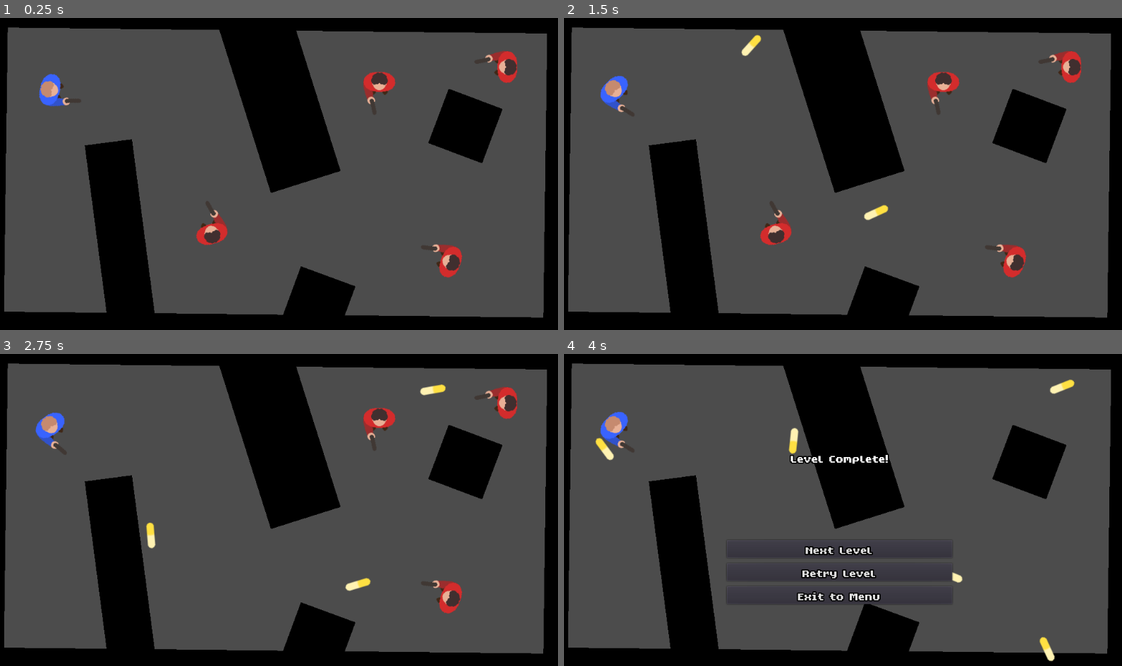
Above: before the commit, frames 1-4 (two rows, left to right).
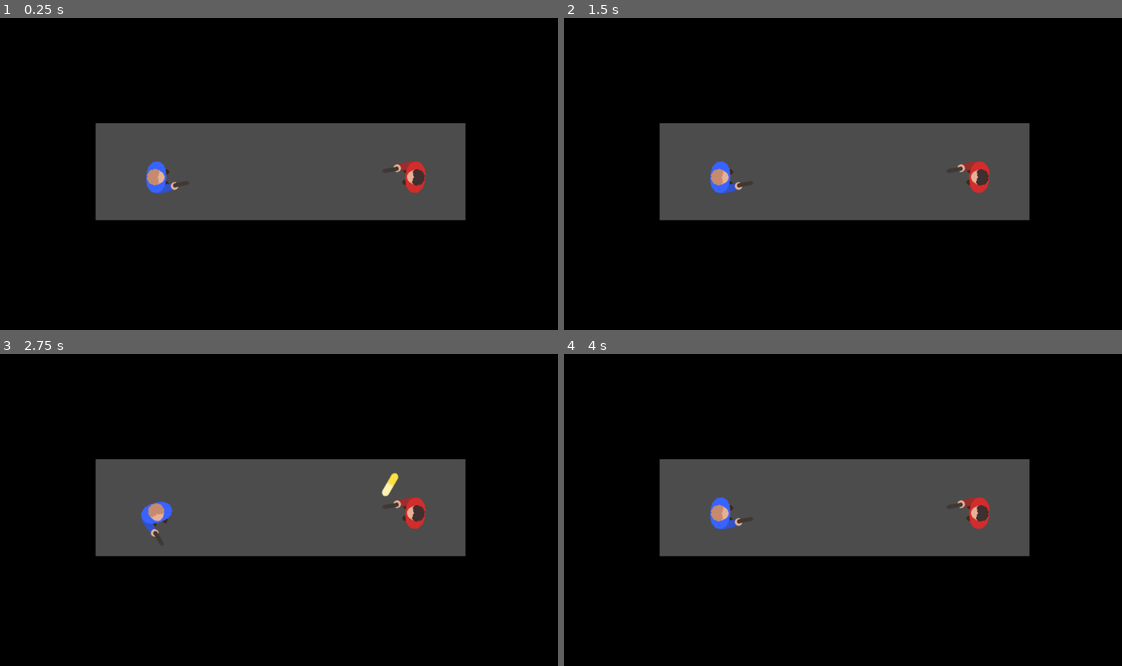
Above: after the commit, the same moments.

Repository: MichaelRRyan/ricochet
Game: Godot game, scene res://scenes/levels/level1.tscn
The game is run twice, just before and just after one commit, with the same random seed, the same clock (stepped at 60 frames per second) and the same inputs. Before the commit the project starts from res://scenes/gameplay.tscn.
Inputs (mouse positions are in pixels of both pictures, inside the frame that each line leads up to):
- Up to frame 1 (0.25 s): no input
- Up to frame 2 (1.5 s): tap Enter at 0.5 s; move the mouse to (965, 155) at 0.52 s; press the mouse at (965, 155) at 0.53 s; hold D (move_right) 0.53-1.25 s; release the mouse at (965, 155) at 1.25 s; click (837, 236) at 1.25 s, where only the run after the commit has a clickable "Retry Level"
- Up to frame 3 (2.75 s): move the mouse to (161, 522) at 2.02 s; hold S (move_down) from 2.03 s (still down); click (161, 522) at 2.1 s
- Up to frame 4 (4 s): move the mouse to (898, 435) at 2.77 s; release S (move_down) at 2.78 s; press the mouse at (898, 435) at 2.78 s; hold D (move_right) 2.78-3.5 s; release the mouse at (898, 435) at 3.5 s; click (837, 572) at 3.5 s, where only the run after the commit has a clickable "Retry Level"

The runs differ from the first frame. In frame 1, 64% of the frame differs, in the area x 0-99%, y 2-97%; in frame 2, 64%; in frame 3, 64%; in frame 4, 64%.

Commit message:
Added levels 1 to 5 and level switching

Diff:
--- a/project.godot
+++ b/project.godot
@@ -11,7 +11,7 @@
 [application]
 
 config/name="Ricochet"
-run/main_scene="res://scenes/gameplay.tscn"
+run/main_scene="res://scenes/levels/level1.tscn"
 config/icon="res://assets/images/icon.png"
 
 [input]
--- a/scenes/gameplay.tscn
+++ /dev/null
@@ -1,93 +0,0 @@
-[gd_scene load_steps=7 format=2]
-
-[ext_resource path="res://scenes/block.tscn" type="PackedScene" id=1]
-[ext_resource path="res://scenes/player.tscn" type="PackedScene" id=2]
-[ext_resource path="res://scenes/enemy.tscn" type="PackedScene" id=3]
-[ext_resource path="res://scripts/gameplay_manager.gd" type="Script" id=4]
-[ext_resource path="res://scenes/ui/level_complete_screen.tscn" type="PackedScene" id=5]
-[ext_resource path="res://scenes/ui/level_failed_screen.tscn" type="PackedScene" id=6]
-
-[node name="Gameplay" type="Node2D"]
-
-[node name="CanvasLayer" type="CanvasLayer" parent="."]
-pause_mode = 2
-
-[node name="PauseScreen" type="Control" parent="CanvasLayer"]
-margin_right = 40.0
-margin_bottom = 40.0
-
-[node name="LevelCompleteScreen" parent="CanvasLayer" instance=ExtResource( 5 )]
-visible = false
-
-[node name="LevelFailedScreen" parent="CanvasLayer" instance=ExtResource( 6 )]
-visible = false
-
-[node name="GameplayManager" type="Node2D" parent="."]
-script = ExtResource( 4 )
-
-[node name="Player" parent="." instance=ExtResource( 2 )]
-position = Vector2( -220, -132 )
-rotation = 0.0057639
-
-[node name="Block" parent="." instance=ExtResource( 1 )]
-position = Vector2( 190, -133 )
-rotation = -0.306195
-scale = Vector2( 2.07245, 5.52584 )
-
-[node name="Block2" parent="." instance=ExtResource( 1 )]
-position = Vector2( 189, -271 )
-rotation = -1.55992
-scale = Vector2( 0.986528, 16.7484 )
-
-[node name="Block3" parent="." instance=ExtResource( 1 )]
-position = Vector2( 186, 308 )
-rotation = -1.55992
-scale = Vector2( 0.986528, 16.7484 )
-
-[node name="Block4" parent="." instance=ExtResource( 1 )]
-position = Vector2( 700, 25 )
-rotation = 0.0136142
-scale = Vector2( 0.691284, 9.83922 )
-
-[node name="Block5" parent="." instance=ExtResource( 1 )]
-position = Vector2( -323, 12 )
-rotation = 0.0136142
-scale = Vector2( 0.691284, 9.83922 )
-
-[node name="Block6" parent="." instance=ExtResource( 1 )]
-position = Vector2( -92, 139 )
-rotation = -0.129723
-scale = Vector2( 1.34892, 5.52584 )
-
-[node name="Block7" parent="." instance=ExtResource( 1 )]
-position = Vector2( 266, 256 )
-rotation = -2.78857
-scale = Vector2( 1.64804, -1.63243 )
-
-[node name="Block8" parent="." instance=ExtResource( 1 )]
-position = Vector2( 533, -66 )
-rotation = -1.21077
-scale = Vector2( 1.64804, -1.63243 )
-
-[node name="Camera2D" type="Camera2D" parent="."]
-position = Vector2( 189, 16 )
-current = true
-
-[node name="Enemy" parent="." instance=ExtResource( 3 )]
-position = Vector2( 73, 130 )
-rotation = -1.8474
-
-[node name="Enemy2" parent="." instance=ExtResource( 3 )]
-position = Vector2( 506, 181 )
-rotation = -2.77834
-
-[node name="Enemy3" parent="." instance=ExtResource( 3 )]
-position = Vector2( 377, -146 )
-rotation = -4.6863
-
-[node name="Enemy4" parent="." instance=ExtResource( 3 )]
-position = Vector2( 609, -173 )
-rotation = -3.10397
-
-[connection signal="level_complete" from="GameplayManager" to="CanvasLayer/LevelCompleteScreen" method="_on_GameplayManager_level_complete"]
-[connection signal="level_failed" from="GameplayManager" to="CanvasLayer/LevelFailedScreen" method="_on_GameplayManager_level_failed"]
--- /dev/null
+++ b/scenes/levels/base_level.tscn
@@ -0,0 +1,38 @@
+[gd_scene load_steps=5 format=2]
+
+[ext_resource path="res://scenes/player.tscn" type="PackedScene" id=1]
+[ext_resource path="res://scripts/gameplay_manager.gd" type="Script" id=4]
+[ext_resource path="res://scenes/ui/level_complete_screen.tscn" type="PackedScene" id=5]
+[ext_resource path="res://scenes/ui/level_failed_screen.tscn" type="PackedScene" id=6]
+
+[node name="BaseLevel" type="Node2D"]
+
+[node name="GUI" type="CanvasLayer" parent="."]
+pause_mode = 2
+
+[node name="PauseScreen" type="Control" parent="GUI"]
+margin_right = 40.0
+margin_bottom = 40.0
+
+[node name="LevelCompleteScreen" parent="GUI" instance=ExtResource( 5 )]
+visible = false
+
+[node name="LevelFailedScreen" parent="GUI" instance=ExtResource( 6 )]
+visible = false
+
+[node name="GameplayManager" type="Node2D" parent="."]
+script = ExtResource( 4 )
+
+[node name="Player" parent="." instance=ExtResource( 1 )]
+position = Vector2( -220, -132 )
+rotation = 0.0057639
+
+[node name="LevelContent" type="Node2D" parent="."]
+
+[node name="Camera2D" type="Camera2D" parent="."]
+position = Vector2( 189, 16 )
+current = true
+
+[connection signal="next_level_button_pressed" from="GUI/LevelCompleteScreen" to="GameplayManager" method="_on_LevelCompleteScreen_next_level_button_pressed"]
+[connection signal="level_complete" from="GameplayManager" to="GUI/LevelCompleteScreen" method="_on_GameplayManager_level_complete"]
+[connection signal="level_failed" from="GameplayManager" to="GUI/LevelFailedScreen" method="_on_GameplayManager_level_failed"]
--- /dev/null
+++ b/scenes/levels/level1.tscn
@@ -0,0 +1,37 @@
+[gd_scene load_steps=4 format=2]
+
+[ext_resource path="res://scenes/levels/base_level.tscn" type="PackedScene" id=1]
+[ext_resource path="res://scenes/block.tscn" type="PackedScene" id=2]
+[ext_resource path="res://scenes/enemy.tscn" type="PackedScene" id=3]
+
+[node name="Level1" instance=ExtResource( 1 )]
+
+[node name="GameplayManager" parent="." index="1"]
+level_number = 1
+
+[node name="Player" parent="." index="2"]
+position = Vector2( -216, 11 )
+rotation = -0.174006
+
+[node name="Block" parent="LevelContent" index="0" instance=ExtResource( 2 )]
+position = Vector2( -426, 1 )
+scale = Vector2( 3.0903, 10.16 )
+
+[node name="Block2" parent="LevelContent" index="1" instance=ExtResource( 2 )]
+position = Vector2( 444, -3 )
+scale = Vector2( 3.1303, 10.16 )
+
+[node name="Block3" parent="LevelContent" index="2" instance=ExtResource( 2 )]
+position = Vector2( 14, 284 )
+scale = Vector2( 11.6225, -6.08449 )
+
+[node name="Block4" parent="LevelContent" index="3" instance=ExtResource( 2 )]
+position = Vector2( 36, -287 )
+scale = Vector2( 12.7829, -6.24449 )
+
+[node name="Enemy" parent="LevelContent" index="4" instance=ExtResource( 3 )]
+position = Vector2( 253, 11 )
+rotation = -3.06851
+
+[node name="Camera2D" parent="." index="4"]
+position = Vector2( 0, 0 )
--- /dev/null
+++ b/scenes/levels/level2.tscn
@@ -0,0 +1,41 @@
+[gd_scene load_steps=4 format=2]
+
+[ext_resource path="res://scenes/levels/base_level.tscn" type="PackedScene" id=1]
+[ext_resource path="res://scenes/block.tscn" type="PackedScene" id=2]
+[ext_resource path="res://scenes/enemy.tscn" type="PackedScene" id=3]
+
+[node name="Level2" instance=ExtResource( 1 )]
+
+[node name="GameplayManager" parent="." index="1"]
+level_number = 2
+
+[node name="Player" parent="." index="2"]
+position = Vector2( -210, 128 )
+rotation = -1.73422
+
+[node name="Block" parent="LevelContent" index="0" instance=ExtResource( 2 )]
+position = Vector2( -426, 1 )
+scale = Vector2( 3.0903, 10.16 )
+
+[node name="Block2" parent="LevelContent" index="1" instance=ExtResource( 2 )]
+position = Vector2( 444, -3 )
+scale = Vector2( 3.1303, 10.16 )
+
+[node name="Block3" parent="LevelContent" index="2" instance=ExtResource( 2 )]
+position = Vector2( 14, 284 )
+scale = Vector2( 11.6225, -1.12449 )
+
+[node name="Block4" parent="LevelContent" index="3" instance=ExtResource( 2 )]
+position = Vector2( 36, -287 )
+scale = Vector2( 12.7829, -1.12449 )
+
+[node name="Block5" parent="LevelContent" index="4" instance=ExtResource( 2 )]
+position = Vector2( 6, 107 )
+scale = Vector2( 2.0625, -4.64449 )
+
+[node name="Enemy" parent="LevelContent" index="5" instance=ExtResource( 3 )]
+position = Vector2( 213, 131 )
+rotation = -1.53837
+
+[node name="Camera2D" parent="." index="4"]
+position = Vector2( 0, 0 )
--- /dev/null
+++ b/scenes/levels/level3.tscn
@@ -0,0 +1,49 @@
+[gd_scene load_steps=4 format=2]
+
+[ext_resource path="res://scenes/levels/base_level.tscn" type="PackedScene" id=1]
+[ext_resource path="res://scenes/block.tscn" type="PackedScene" id=2]
+[ext_resource path="res://scenes/enemy.tscn" type="PackedScene" id=3]
+
+[node name="Level3" instance=ExtResource( 1 )]
+
+[node name="GameplayManager" parent="." index="1"]
+level_number = 3
+
+[node name="Player" parent="." index="2"]
+position = Vector2( 1, 4 )
+rotation = -1.73422
+
+[node name="Block" parent="LevelContent" index="0" instance=ExtResource( 2 )]
+position = Vector2( -417, 5 )
+scale = Vector2( 5.3303, 10.16 )
+
+[node name="Block2" parent="LevelContent" index="1" instance=ExtResource( 2 )]
+position = Vector2( 407, -9.53674e-07 )
+scale = Vector2( 4.4103, 10.16 )
+
+[node name="Block3" parent="LevelContent" index="2" instance=ExtResource( 2 )]
+position = Vector2( 14, 284 )
+scale = Vector2( 11.6225, -1.12449 )
+
+[node name="Block4" parent="LevelContent" index="3" instance=ExtResource( 2 )]
+position = Vector2( 36, -287 )
+scale = Vector2( 12.7829, -1.12449 )
+
+[node name="Enemy" parent="LevelContent" index="4" instance=ExtResource( 3 )]
+position = Vector2( 221, -2 )
+rotation = -3.10126
+
+[node name="Enemy2" parent="LevelContent" index="5" instance=ExtResource( 3 )]
+position = Vector2( -205, -5 )
+rotation = -0.00970793
+
+[node name="Enemy3" parent="LevelContent" index="6" instance=ExtResource( 3 )]
+position = Vector2( -1.99995, -184 )
+rotation = 1.55575
+
+[node name="Enemy4" parent="LevelContent" index="7" instance=ExtResource( 3 )]
+position = Vector2( -2, 191 )
+rotation = -1.53837
+
+[node name="Camera2D" parent="." index="4"]
+position = Vector2( 0, 0 )
--- /dev/null
+++ b/scenes/levels/level4.tscn
@@ -0,0 +1,79 @@
+[gd_scene load_steps=4 format=2]
+
+[ext_resource path="res://scenes/levels/base_level.tscn" type="PackedScene" id=1]
+[ext_resource path="res://scenes/block.tscn" type="PackedScene" id=2]
+[ext_resource path="res://scenes/enemy.tscn" type="PackedScene" id=3]
+
+[node name="Level3" instance=ExtResource( 1 )]
+
+[node name="GameplayManager" parent="." index="1"]
+level_number = 4
+
+[node name="Player" parent="." index="2"]
+position = Vector2( 1, 4 )
+rotation = -1.73422
+
+[node name="Block" parent="LevelContent" index="0" instance=ExtResource( 2 )]
+position = Vector2( 169, 66 )
+scale = Vector2( 1.32816, 3.07139 )
+
+[node name="Block2" parent="LevelContent" index="1" instance=ExtResource( 2 )]
+position = Vector2( 171, -282 )
+scale = Vector2( 1.32816, 3.07139 )
+
+[node name="Block3" parent="LevelContent" index="2" instance=ExtResource( 2 )]
+position = Vector2( -160, -275 )
+scale = Vector2( 1.32816, 3.07139 )
+
+[node name="Block4" parent="LevelContent" index="3" instance=ExtResource( 2 )]
+position = Vector2( -161, 61 )
+scale = Vector2( 1.32816, 3.07139 )
+
+[node name="Block5" parent="LevelContent" index="4" instance=ExtResource( 2 )]
+position = Vector2( -451, -231 )
+rotation = 0.920971
+scale = Vector2( 3.28351, 9.02672 )
+
+[node name="Block6" parent="LevelContent" index="5" instance=ExtResource( 2 )]
+position = Vector2( 441, -251 )
+rotation = -0.936523
+scale = Vector2( 3.28351, 9.02672 )
+
+[node name="Block7" parent="LevelContent" index="6" instance=ExtResource( 2 )]
+position = Vector2( 547, 54 )
+rotation = 0.00738323
+scale = Vector2( 3.28351, 9.02672 )
+
+[node name="Block8" parent="LevelContent" index="7" instance=ExtResource( 2 )]
+position = Vector2( -553, 50 )
+rotation = 0.00738323
+scale = Vector2( 3.28351, 9.02672 )
+
+[node name="Block9" parent="LevelContent" index="8" instance=ExtResource( 2 )]
+position = Vector2( 5, 137 )
+rotation = 0.00738323
+scale = Vector2( -6.47033, 0.833537 )
+
+[node name="Block10" parent="LevelContent" index="9" instance=ExtResource( 2 )]
+position = Vector2( 6, -388 )
+rotation = 0.00738323
+scale = Vector2( -6.47033, 3.072 )
+
+[node name="Block11" parent="LevelContent" index="10" instance=ExtResource( 2 )]
+position = Vector2( -8.99997, 405 )
+rotation = 0.00738323
+scale = Vector2( -15.5474, 3.072 )
+
+[node name="Enemy" parent="LevelContent" index="11" instance=ExtResource( 3 )]
+position = Vector2( -7, 240 )
+
+[node name="Enemy2" parent="LevelContent" index="12" instance=ExtResource( 3 )]
+position = Vector2( -329, 226 )
+rotation = -1.31372
+
+[node name="Enemy3" parent="LevelContent" index="13" instance=ExtResource( 3 )]
+position = Vector2( 328, 234 )
+rotation = -1.70226
+
+[node name="Camera2D" parent="." index="4"]
+position = Vector2( 0, 0 )
--- /dev/null
+++ b/scenes/levels/level5.tscn
@@ -0,0 +1,66 @@
+[gd_scene load_steps=4 format=2]
+
+[ext_resource path="res://scenes/levels/base_level.tscn" type="PackedScene" id=1]
+[ext_resource path="res://scenes/enemy.tscn" type="PackedScene" id=2]
+[ext_resource path="res://scenes/block.tscn" type="PackedScene" id=3]
+
+[node name="Level1" instance=ExtResource( 1 )]
+
+[node name="GameplayManager" parent="." index="1"]
+level_number = 5
+
+[node name="Block" parent="LevelContent" index="0" instance=ExtResource( 3 )]
+position = Vector2( 190, -133 )
+rotation = -0.306195
+scale = Vector2( 2.07245, 5.52584 )
+
+[node name="Block2" parent="LevelContent" index="1" instance=ExtResource( 3 )]
+position = Vector2( 189, -271 )
+rotation = -1.55992
+scale = Vector2( 0.986528, 16.7484 )
+
+[node name="Block3" parent="LevelContent" index="2" instance=ExtResource( 3 )]
+position = Vector2( 186, 308 )
+rotation = -1.55992
+scale = Vector2( 0.986528, 16.7484 )
+
+[node name="Block4" parent="LevelContent" index="3" instance=ExtResource( 3 )]
+position = Vector2( 700, 25 )
+rotation = 0.0136142
+scale = Vector2( 0.691284, 9.83922 )
+
+[node name="Block5" parent="LevelContent" index="4" instance=ExtResource( 3 )]
+position = Vector2( -323, 12 )
+rotation = 0.0136142
+scale = Vector2( 0.691284, 9.83922 )
+
+[node name="Block6" parent="LevelContent" index="5" instance=ExtResource( 3 )]
+position = Vector2( -92, 139 )
+rotation = -0.129723
+scale = Vector2( 1.34892, 5.52584 )
+
+[node name="Block7" parent="LevelContent" index="6" instance=ExtResource( 3 )]
+position = Vector2( 266, 256 )
+rotation = -2.78857
+scale = Vector2( 1.64804, -1.63243 )
+
+[node name="Block8" parent="LevelContent" index="7" instance=ExtResource( 3 )]
+position = Vector2( 533, -66 )
+rotation = -1.21077
+scale = Vector2( 1.64804, -1.63243 )
+
+[node name="Enemy" parent="LevelContent" index="8" instance=ExtResource( 2 )]
+position = Vector2( 73, 130 )
+rotation = -1.8474
+
+[node name="Enemy2" parent="LevelContent" index="9" instance=ExtResource( 2 )]
+position = Vector2( 506, 181 )
+rotation = -2.77834
+
+[node name="Enemy3" parent="LevelContent" index="10" instance=ExtResource( 2 )]
+position = Vector2( 377, -146 )
+rotation = -4.6863
+
+[node name="Enemy4" parent="LevelContent" index="11" instance=ExtResource( 2 )]
+position = Vector2( 609, -173 )
+rotation = -3.10397
--- a/scenes/ui/level_complete_screen.tscn
+++ b/scenes/ui/level_complete_screen.tscn
@@ -48,4 +48,5 @@
 margin_bottom = 116.0
 text = "Exit to Menu"
 
+[connection signal="pressed" from="Options/NextLevelButton" to="." method="_on_NextLevelButton_pressed"]
 [connection signal="pressed" from="Options/RetryButton" to="." method="_on_RetryButton_pressed"]
--- a/scripts/gameplay_manager.gd
+++ b/scripts/gameplay_manager.gd
@@ -3,6 +3,8 @@
 signal level_complete()
 signal level_failed()
 
+
+export var level_number : int = -1
 
 var enemy_count = -1
 
@@ -34,3 +36,16 @@
 
 
 #-------------------------------------------------------------------------------
+func _on_LevelCompleteScreen_next_level_button_pressed():
+	var level_path = "res://scenes/levels/level" + str(level_number + 1) + ".tscn"
+	if ResourceLoader.exists(level_path):
+		if get_tree().change_scene(level_path) != OK:
+			print("Error switching to the next leve.")
+
+		get_tree().paused = false
+
+	else:
+		print("No 'level " + str(level_number + 1) + "' found.")
+
+
+#-------------------------------------------------------------------------------
--- a/scripts/ui/level_complete_screen.gd
+++ b/scripts/ui/level_complete_screen.gd
@@ -1,9 +1,16 @@
 extends Control
+
+signal next_level_button_pressed()
 
 
 #-------------------------------------------------------------------------------
 func _on_GameplayManager_level_complete():
 	show()
+
+
+#-------------------------------------------------------------------------------
+func _on_NextLevelButton_pressed():
+	emit_signal("next_level_button_pressed")
 
 
 #-------------------------------------------------------------------------------
